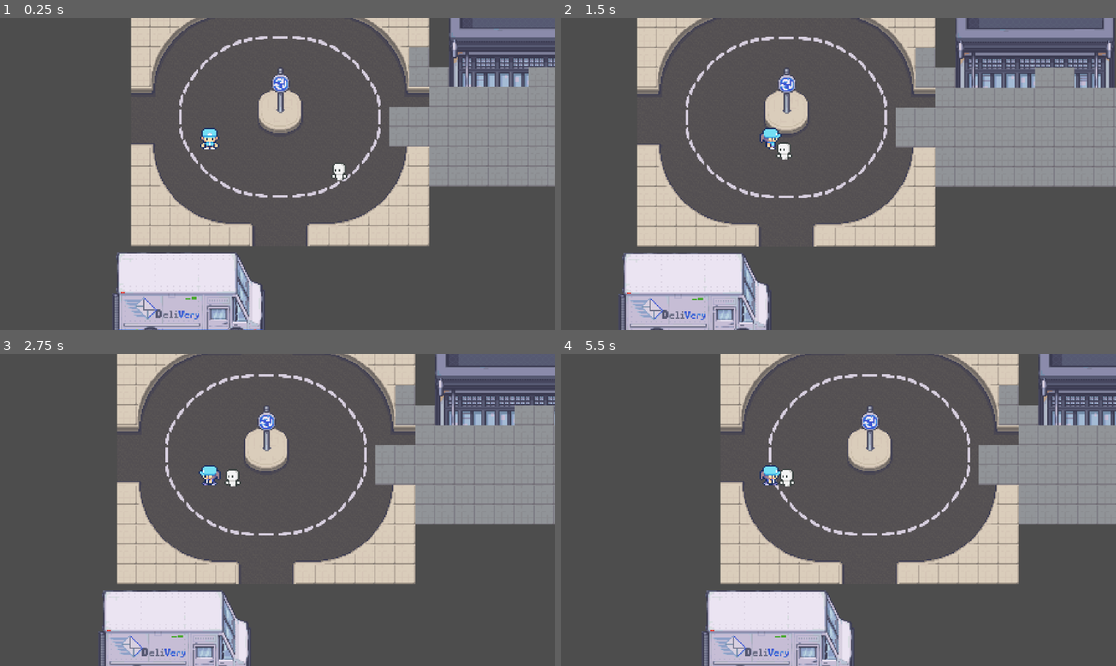
Above: before the commit, frames 1-4 (two rows, left to right).
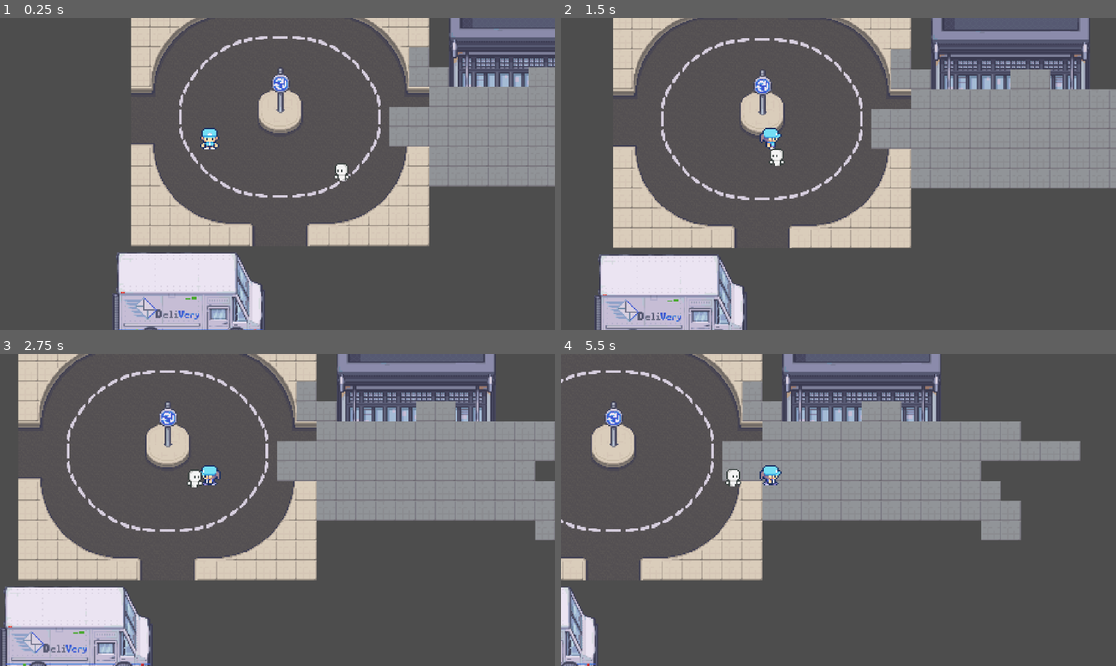
Above: after the commit, the same moments.

Repository: kevgan77/The-Return-of-The-Pineapple-Pizza
Game: Godot game, scene res://2D_map.tscn
Same seed, same stepped clock (60 frames per second), same inputs: the game is played once before the commit and once after it. The project has no main scene, so this scene is started directly.
Inputs:
- Up to frame 1 (0.25 s): no input
- Up to frame 2 (1.5 s): tap Enter (ui_accept) at 0.5, 0.77, 0.8, 1.07, 1.35 s; hold Shift (Sprint, bound only after the commit) 0.53-1.28 s; hold D (Right) from 0.53 s (still down)
- Up to frame 3 (2.75 s): tap Enter (ui_accept) at 1.52, 1.82, 2.3 s; tap Shift (Sprint, bound only after the commit) at 1.55 s; release D (Right) at 2.03 s; hold A (Left) from 2.03 s (still down); hold Shift (Sprint, bound only after the commit) from 2.03 s (still down)
- Up to frame 4 (5.5 s): release A (Left) at 2.78 s; release Shift (Sprint, bound only after the commit) at 2.78 s; hold D (Right) 2.78-4.28 s; tap Shift (Sprint, bound only after the commit) at 2.85, 4.35 s; tap Enter (ui_accept) at 3.02, 3.32, 3.6, 3.77, 4.07, 4.52, 4.82, 5.3 s; hold A (Left) 4.28-5.03 s; hold D (Right) from 5.03 s (still down); hold Shift (Sprint, bound only after the commit) from 5.03 s (still down)

The runs differ from the first frame. In frame 1, 0.1% of the frame differs, in the area x 59-64%, y 46-53%; in frame 2, 24%; in frame 3, 43%; in frame 4, 47%, in the area x 0-100%, y 0-100%.

Commit message:
SIgma
SUGMA

Diff:
--- a/enemy.gd
+++ b/enemy.gd
@@ -1,6 +1,6 @@
 extends CharacterBody2D
 
-@export var SPEED = 45  # Slightly slower than player
+@export var SPEED = 35  # Slightly slower than player
 @export var ACCELERATION = 15.0
 @export var FRICTION = 10.0
 @onready var sprite = $AnimatedSprite2D
--- a/player.gd
+++ b/player.gd
@@ -1,6 +1,7 @@
 extends CharacterBody2D
 
 @export var SPEED = 50
+@export var SPRINT_MULTIPLIER = 1.5
 @export var ACCELERATION = 20.0
 @export var FRICTION = 10.0
 @onready var sprite = $AnimatedSprite2D
@@ -26,20 +27,16 @@
 		sprite.play("Left")
 
 func _physics_process(delta: float) -> void:
-	# Add the gravity.
-	#if not is_on_floor():
-		#velocity += get_gravity() * delta
+	# Get the input direction and handle the movement/deceleration.
+	var direction := Input.get_vector("Left", "Right", "Up", "Down").normalized()
 
-	# Handle jump.
-	#if Input.is_action_just_pressed("ui_accept") and is_on_floor():
-		#velocity.y = JUMP_VELOCITY
+	# Check if Shift is held for sprinting
+	var current_speed = SPEED
+	if Input.is_action_pressed("Sprint"):
+		current_speed *= SPRINT_MULTIPLIER
 
-	# Get the input direction and handle the movement/deceleration.
-	# As good practice, you should replace UI actions with custom gameplay actions.
-	var direction := Input.get_vector("Left", "Right", "Up", "Down").normalized()
-	print(direction)
 	if direction:
-		velocity = velocity.move_toward(direction * SPEED, ACCELERATION)
+		velocity = velocity.move_toward(direction * current_speed, ACCELERATION)
 		play_animation_direction()
 	else:
 		velocity = velocity.move_toward(Vector2.ZERO, FRICTION)
--- a/project.godot
+++ b/project.godot
@@ -40,6 +40,11 @@
 , Object(InputEventKey,"resource_local_to_scene":false,"resource_name":"","device":-1,"window_id":0,"alt_pressed":false …(186 unchanged characters)…
 ]
 }
+Sprint={
+"deadzone": 0.2,
+"events": [Object(InputEventKey,"resource_local_to_scene":false,"resource_name":"","device":-1,"window_id":0,"alt_pressed":false,"shift_pressed":false,"ctrl_pressed":false,"meta_pressed":false,"pressed":false,"keycode":0,"physical_keycode":4194325,"key_label":0,"unicode":0,"location":0,"echo":false,"script":null)
+]
+}
 
 [rendering]
 
Not shown: 1 places in Scenes/enemy.tscn that only renumber resources
